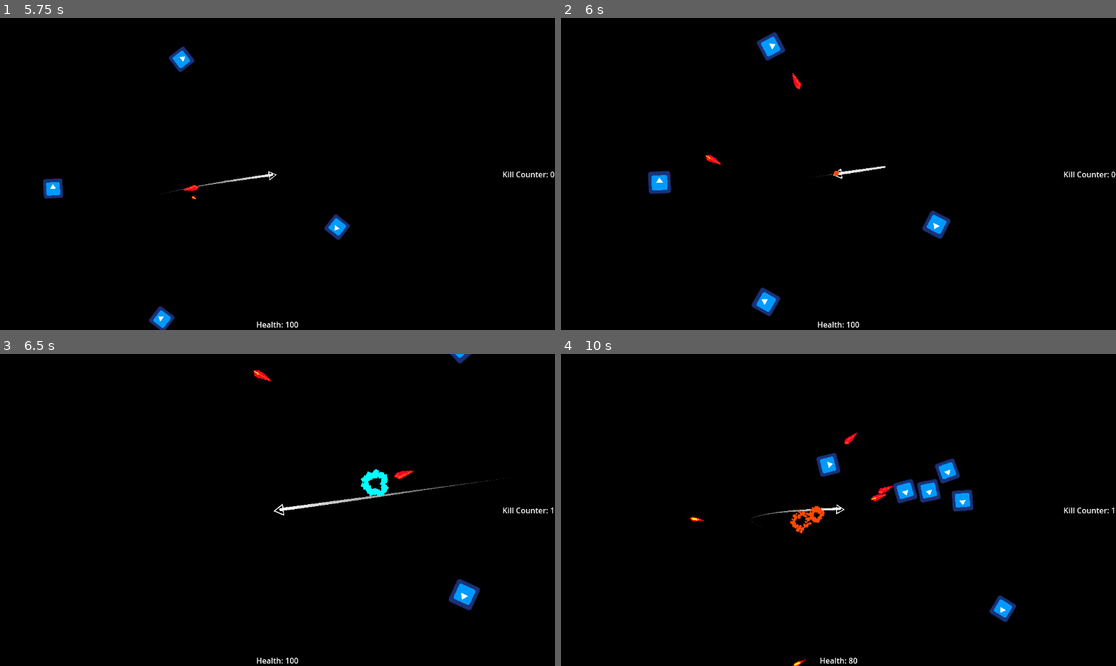
Above: before the commit, frames 1-4 (two rows, left to right).
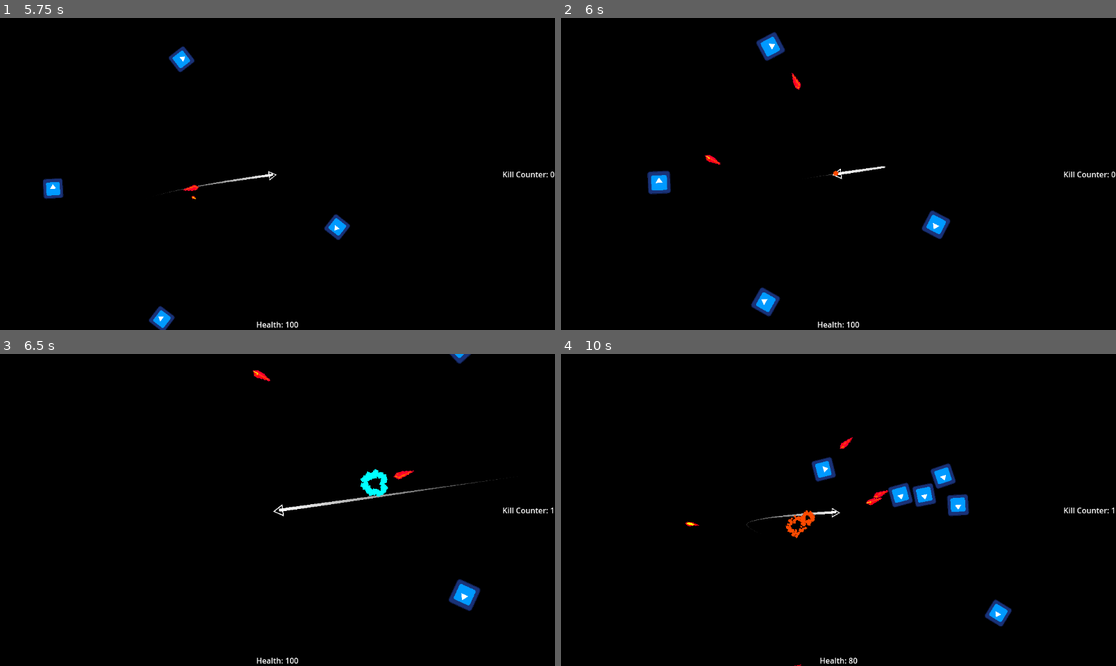
Above: after the commit, the same moments.

Repository: HazarBakir/void_blade
Game: Godot game, scene res://Scenes/main_menu.tscn
Same seed, same stepped clock (60 frames per second), same inputs: the game is played once before the commit and once after it. The engine's default icon, where the game draws it, is replaced by a stand-in: a white triangle on a blue panel in a dark square.
Inputs (mouse positions are in pixels of both pictures, inside the frame that each line leads up to):
- Up to frame 1 (5.75 s): click "Play" at 0.5 s; move the mouse to (249, 236) at 1.27 s; press the mouse at (249, 236) at 1.28 s; move the mouse to (444, 220) at 2.02 s; release the mouse at (444, 220) at 2.03 s; click (444, 220) at 2.1 s; move the mouse to (111, 127) at 2.77 s; press the mouse at (111, 127) at 2.78 s; move the mouse to (305, 174) at 3.52 s; release the mouse at (305, 174) at 3.53 s; click (305, 174) at 3.6 s; move the mouse to (194, 96) at 4.27 s; press the mouse at (194, 96) at 4.28 s; move the mouse to (399, 158) at 5.02 s; release the mouse at (399, 158) at 5.03 s; click (399, 158) at 5.1 s
- Up to frame 2 (6 s): move the mouse to (727, 189) at 5.77 s; press the mouse at (727, 189) at 5.78 s
- Up to frame 3 (6.5 s): no input
- Up to frame 4 (10 s): move the mouse to (894, 441) at 6.52 s; release the mouse at (894, 441) at 6.53 s; click (894, 441) at 6.6 s; move the mouse to (810, 572) at 7.27 s; press the mouse at (810, 572) at 7.28 s; move the mouse to (1005, 556) at 8.02 s; release the mouse at (1005, 556) at 8.03 s; click (1005, 556) at 8.1 s; move the mouse to (672, 463) at 8.77 s; press the mouse at (672, 463) at 8.78 s; move the mouse to (866, 510) at 9.52 s; release the mouse at (866, 510) at 9.53 s; click (866, 510) at 9.6 s

Frame 1 is identical in both runs. In frame 2, 0.3% of the frame differs, in the area x 15-71%, y 4-96%; in frame 3, 0.3%; in frame 4, 2.4%, in the area x 22-83%, y 25-100%.

Commit message:
feat: enemy hit animation
whenever player hits enemy, player animates the "hit" animation.

Diff:
--- a/Scenes/enemy_lvl_1_ranger.tscn
+++ b/Scenes/enemy_lvl_1_ranger.tscn
@@ -1,14 +1,38 @@
-[gd_scene load_steps=8 format=3 uid="uid://wer3pvkapch2"]
+[gd_scene load_steps=10 format=3 uid="uid://wer3pvkapch2"]
 
 [ext_resource type="Script" uid="uid://cxtqkpmof6s2u" path="res://Scripts/Enemy/enemy.gd" id="1_rrurh"]
 [ext_resource type="PackedScene" uid="uid://bk26mij5r3bbl" path="res://Scenes/Components/HealthComponent.tscn" id="2_cipht"]
 [ext_resource type="Texture2D" uid="uid://cbvrpblaxd16w" path="res://icon.svg" id="2_cvvx1"]
-[ext_resource type="PackedScene" uid="uid://r7whatksuq8d" path="res://Scenes/explode_enemy_death.tscn" id="3_cvvx1"]
 [ext_resource type="PackedScene" uid="uid://c0gq8trldftv0" path="res://Scenes/Components/HitboxComponent.tscn" id="3_p86u8"]
 
 [sub_resource type="RectangleShape2D" id="RectangleShape2D_xaxbr"]
 
 [sub_resource type="RectangleShape2D" id="RectangleShape2D_huous"]
+
+[sub_resource type="Animation" id="Animation_cipht"]
+resource_name = "Hit"
+length = 0.2
+tracks/0/type = "value"
+tracks/0/imported = false
+tracks/0/enabled = true
+tracks/0/path = NodePath("Sprite2D:modulate")
+tracks/0/interp = 1
+tracks/0/loop_wrap = true
+tracks/0/keys = {
+"times": PackedFloat32Array(0, 0.1, 0.2),
+"transitions": PackedFloat32Array(1, 1, 1),
+"update": 0,
+"values": [Color(1, 1, 1, 1), Color(1, 0, 0, 1), Color(1, 1, 1, 1)]
+}
+
+[sub_resource type="Animation" id="Animation_p86u8"]
+length = 0.001
+
+[sub_resource type="AnimationLibrary" id="AnimationLibrary_8jkys"]
+_data = {
+&"Hit": SubResource("Animation_cipht"),
+&"RESET": SubResource("Animation_p86u8")
+}
 
 [node name="enemy_lvl_1_ranger" type="CharacterBody2D"]
 scale = Vector2(2.04052, 2.04052)
@@ -37,10 +61,10 @@
 wait_time = 2.0
 one_shot = true
 
-[node name="Explode Particle" parent="." instance=ExtResource("3_cvvx1")]
+[node name="AnimationPlayer" type="AnimationPlayer" parent="."]
+libraries = {
+&"": SubResource("AnimationLibrary_8jkys")
+}
 
-[node name="Timer" type="Timer" parent="Explode Particle"]
-one_shot = true
-
+[connection signal="area_entered" from="HitboxComponent" to="." method="_on_hitbox_component_area_entered"]
 [connection signal="timeout" from="Timer" to="." method="_on_timer_timeout"]
-[connection signal="timeout" from="Explode Particle/Timer" to="." method="_on_death_timer_timeout"]
--- a/Scripts/Player/player_movement.gd
+++ b/Scripts/Player/player_movement.gd
@@ -16,7 +16,7 @@
 var normal_zoom: Vector2 = Vector2(1.0, 1.0)
 var attack_zoom: Vector2 = Vector2(1.4, 1.4)
 var zoom_speed: float = 3.0
-var attack_damage : float = 100.0
+var attack_damage : float = 10.0
 var self_damage: float = 10.0
 
 const SCREEN_WIDTH: float = 1920.0
@@ -99,9 +99,12 @@
 
 func _on_area_entered(area: Area2D) -> void:
 	var attack = Attack.new()
-	if area is HitboxComponent:
+	if area is HitboxComponent and area.get_parent().is_in_group("enemies"):
+		var hitbox: HitboxComponent = area
 		if is_attacking:
-			var hitbox: HitboxComponent = area
 			attack.attack_damage = attack_damage
 			hitbox.damage(attack)
 			$Camera2D.screen_shake(8, 0.15)
+		else:
+			attack.attack_damage = attack_damage * 1000
+			hitbox_component.damage(attack)
--- a/Scripts/enemy/enemy.gd
+++ b/Scripts/enemy/enemy.gd
@@ -138,3 +138,10 @@
 	if target.get_node("HealthComponent").is_alive and is_alive:
 		_shoot()
 		_start_random_shoot_timer()
+
+
+func _on_hitbox_component_area_entered(area: Area2D) -> void:
+	if area.get_parent().is_in_group("player"):
+		$AnimationPlayer.play("Hit")
+		if not target.is_attacking:
+			on_death()
--- a/Scripts/particle_manager.gd
+++ b/Scripts/particle_manager.gd
@@ -14,7 +14,6 @@
 
 func emit_particle(particle_name: String, position: Vector2, duration: float = 0.0):
 	if not particle_scenes.has(particle_name):
-		print("Hata: Particle bulunamadı: ", particle_name)
 		return null
 
 	var particle_scene = load(particle_scenes[particle_name])
--- a/project.godot
+++ b/project.godot
@@ -11,7 +11,7 @@
 [application]
 
 config/name="void_blade"
-run/main_scene="uid://kfomgjtk4775"
+run/main_scene="uid://clkfjx2ev7pwk"
 config/features=PackedStringArray("4.4", "Forward Plus")
 config/icon="res://icon.svg"
 
Not shown: 1 places in Scenes/Components/HealthComponent.tscn that only renumber resources
Not shown: 1 places in Scenes/Components/HitboxComponent.tscn that only renumber resources
Not shown: 1 places in Scenes/explode particle.tscn that only renumber resources
Not shown: 1 places in Scenes/explode_enemy_death.tscn that only renumber resources
Not shown: 1 places in Scenes/main_menu.tscn that only renumber resources
Not shown: 1 places in scenes/game_scene.tscn that only renumber resources
Not shown: 1 places in scenes/player.tscn that only renumber resources
